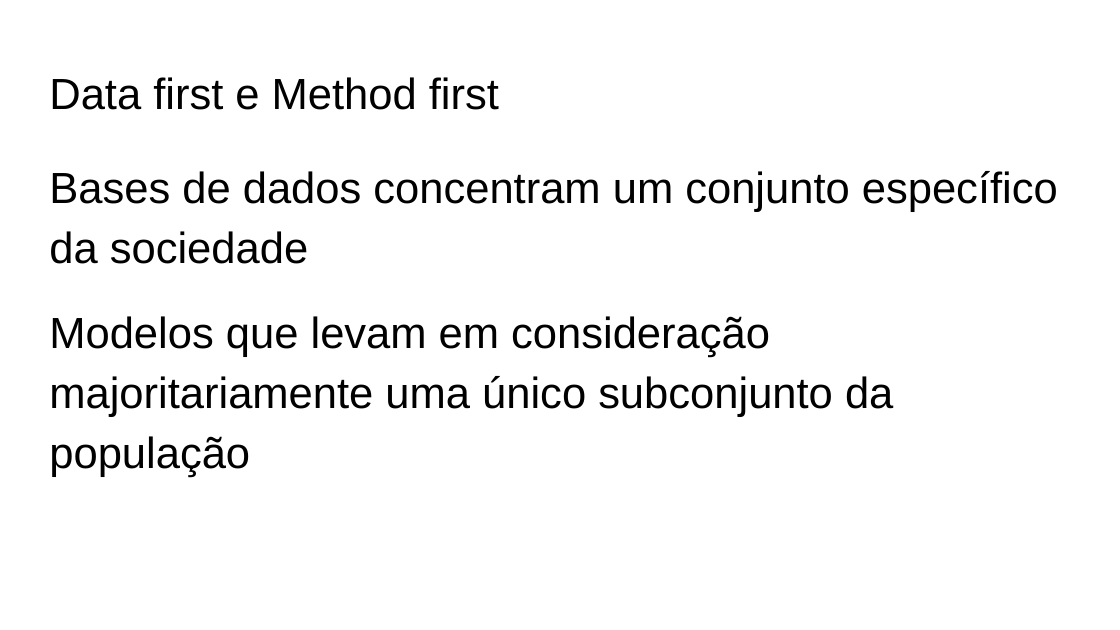
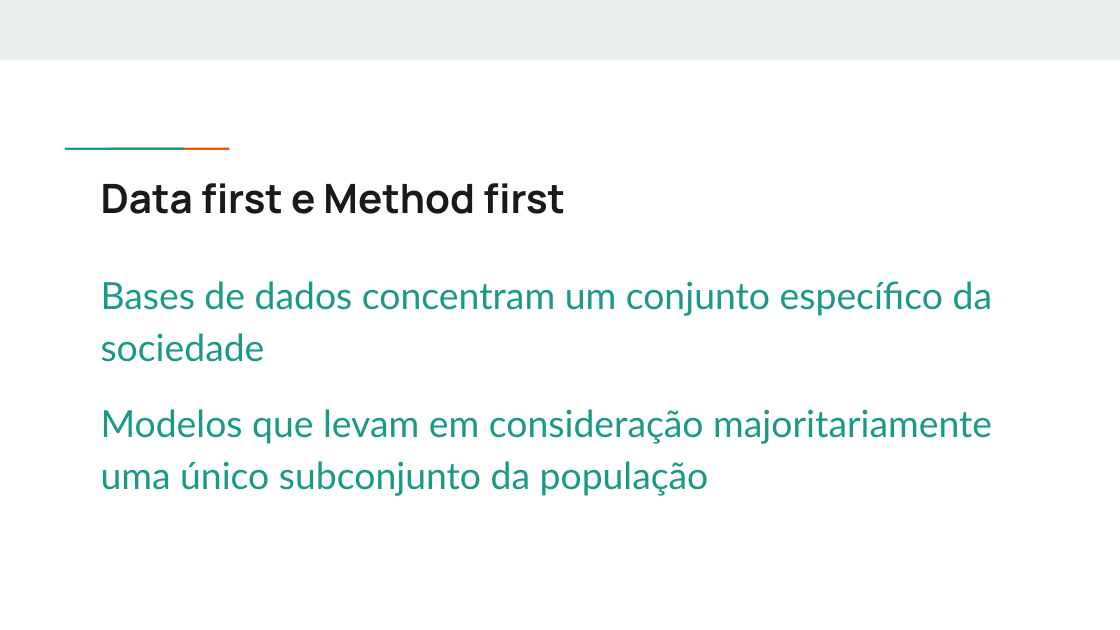
Before and after one commit to if1015-datascience-ufpe/2018-1-ex2-amnv, a slide deck: slide 8 of Slides Exercício 2 Ciência de dados.pptx. Drawn at 1120x630 pixels with LibreOffice and Linux fonts; fonts in the diff are those of the drawing. Boxes give left, top, right and bottom in pixels: in the first picture for what was removed or moved away, otherwise in the second. Text is boxed around its words. In the diff, an @@ line names an element or a change of style, - is before the commit and + after.

Commit message:
Atualização do layout dos slides

```diff
--- a/Slides Exercício 2 Ciência de dados.pptx
+++ b/Slides Exercício 2 Ciência de dados.pptx
@@ rectangle added at [0, 0, 1120, 59], fill #E9EDEE @@
@@ rectangle added at [102, 146, 148, 151], fill #1A9988 @@
@@ rectangle added at [147, 146, 193, 151], fill #EB5600 @@
@@ title "Data first e Method first": place and size @@
-title "Data first e Method first" at [49, 77, 499, 110]
+title "Data first e Method first" at [101, 183, 565, 214]
@@ title "Data first e Method first" at [101, 183, 565, 214]: size 28 to 26 pt, font Arial to Manrope, text colour #000000 to #1A1A1A, bold on @@
@@ text "Bases de dados concentram um ...": place and size @@
-text "Bases de dados concentram um ..." at [49, 171, 1058, 478]
+text "Bases de dados concentram um ..." at [101, 281, 992, 496]
@@ text "Bases de dados concentram um ..." at [101, 281, 992, 496]: size 28 to 24 pt, font Arial to Lato, text colour #000000 to #1A9988 @@
```
Also in this commit, not shown: 14 other slides changed, 1 other file.
